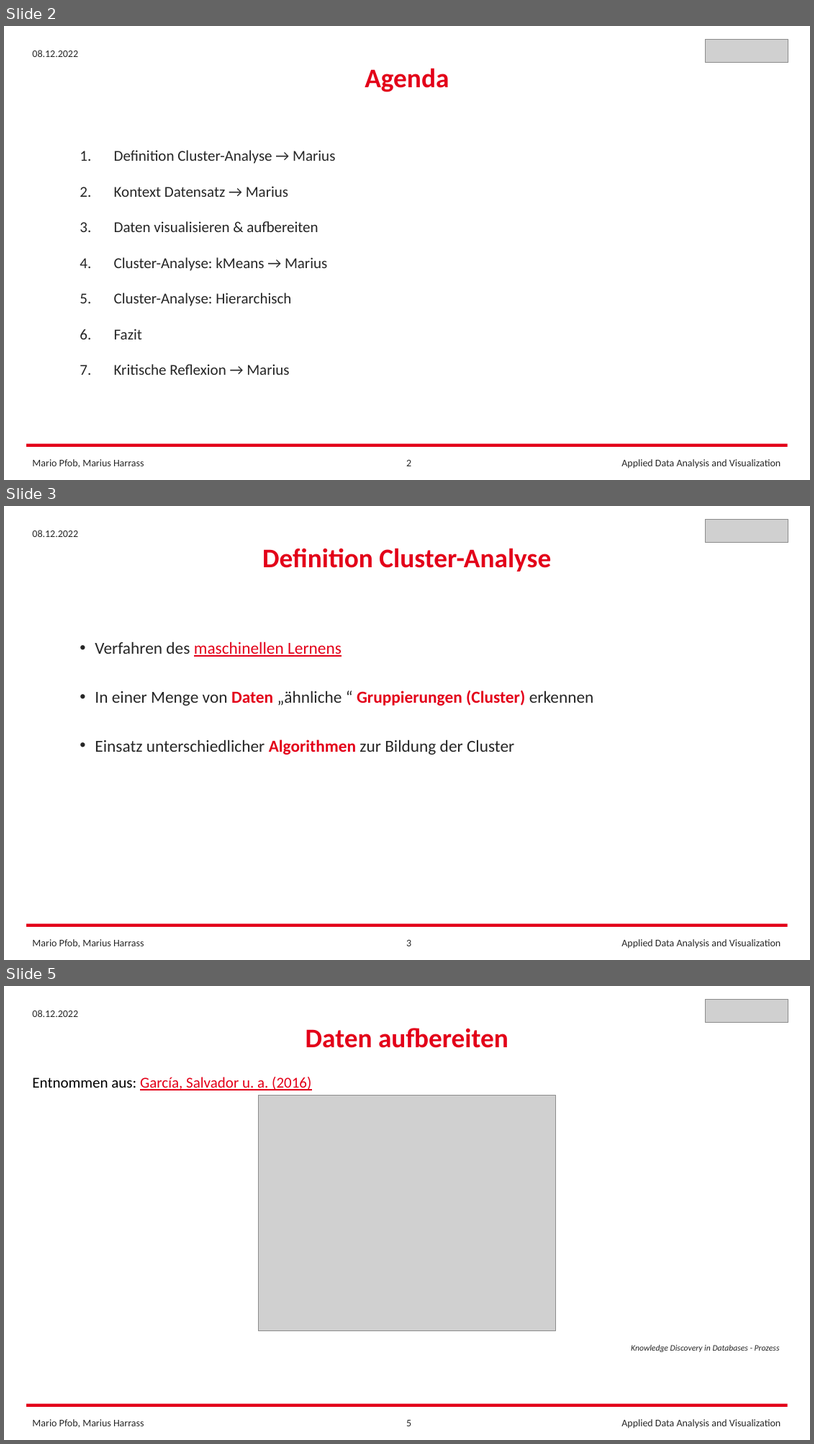
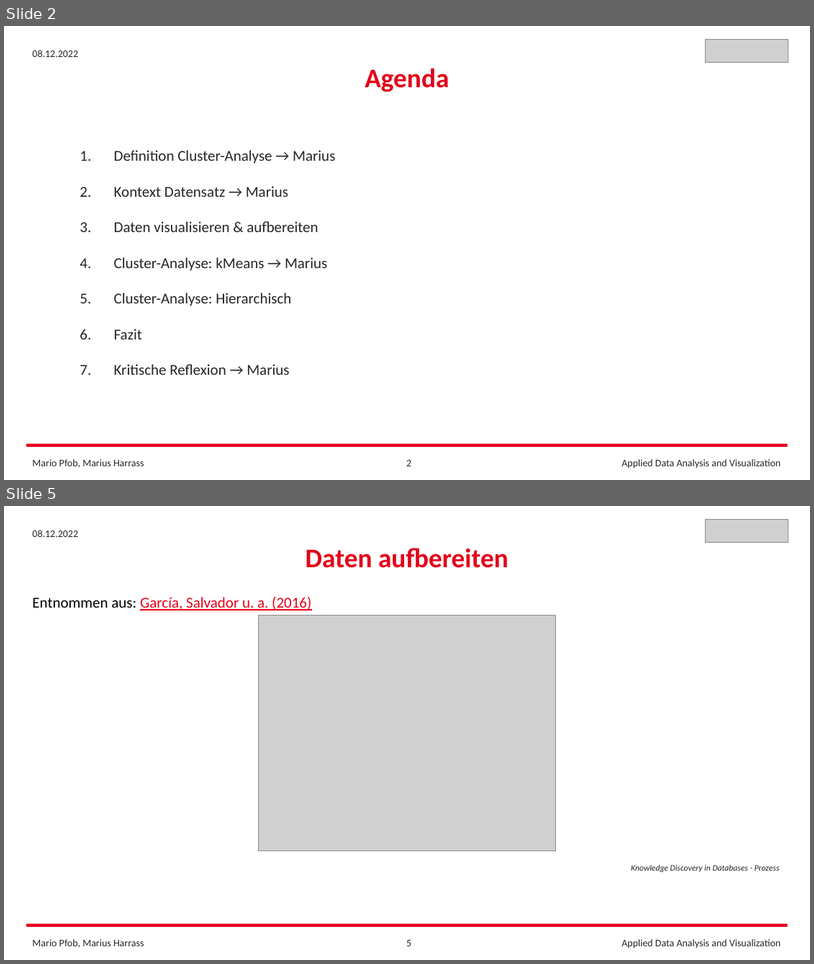
Before and after one commit to FrankCastlepancakes/ClusteringScikitLearn, a slide deck: Clustering_Scikit_Learn.pptx. Shown one above the other, each under a label of ours: slides 2, 3 and 5 before the commit, slides 2 and 5 after it; the slides between them are not shown. The pictures are 814x1444 and 814x964 pixels, drawn with LibreOffice and Linux fonts; fonts in the diff are those of the drawing; grey boxes stand for pictures. Boxes give left, top, right and bottom in pixels: in the first picture for what was removed or moved away, otherwise in the second. Text is boxed around its words. In the diff, an @@ line names an element or a change of style, - is before the commit and + after.

```diff
--- a/Clustering_Scikit_Learn.pptx
+++ b/Clustering_Scikit_Learn.pptx
@@ slide 3 removed at box(4, 506, 810, 960), background #FFFFFF @@
@@ picture removed at box(706, 519, 789, 542) @@
@@ text removed at box(32, 530, 78, 537) @@
-08.12.2022
@@ text removed at box(262, 548, 551, 572) @@
-Definition Cluster-Analyse
@@ text removed at box(95, 641, 594, 754) @@
-• Verfahren des maschinellen Lernens
-• In einer Menge von Daten „ähnliche “ Gruppierungen (Cluster) erkennen
-• Einsatz unterschiedlicher Algorithmen zur Bildung der Cluster
@@ rectangle removed at box(26, 924, 788, 926) @@
@@ text removed at box(32, 939, 144, 947) @@
-Mario Pfob, Marius Harrass
@@ page number removed at box(406, 939, 412, 946) @@
-3
@@ text removed at box(622, 939, 781, 948) @@
-Applied Data Analysis and Visualization
```
Also in this commit, not shown: 2 slides changed, 7 slides added, 1 other slide removed, 3 other files.
